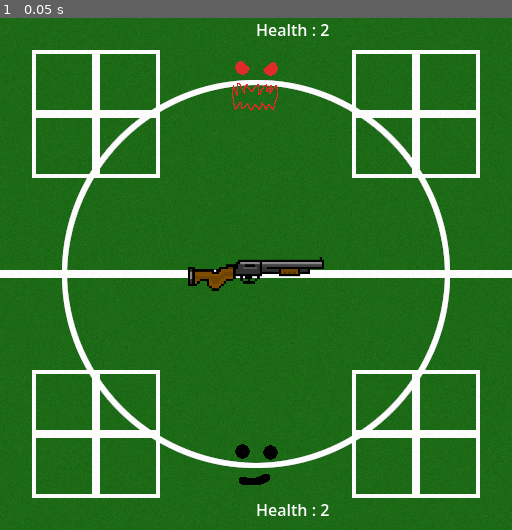
Above: before the commit, frame 1.
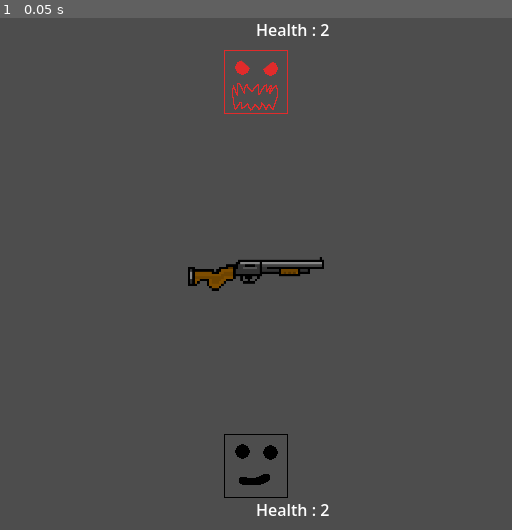
Above: after the commit, the same moment.

Repository: Silvester56/buckshotmiami
Game: Godot game, scene res://scenes/game.tscn
Two runs of this game, one before a commit and one after it. Both use one fixed random seed, a clock stepped at 60 frames per second and the inputs below. This scene is started directly instead of the project's main scene.
Inputs:
- Up to frame 1 (0.05 s): no input

The runs differ from the first frame. In frame 1, 99% of the frame differs, in the area x 0-100%, y 0-100%.

Commit message:
Make health decrease on click

Diff:
--- a/scenes/game.tscn
+++ b/scenes/game.tscn
@@ -6,10 +6,14 @@
 [ext_resource type="Theme" uid="uid://btfuk8lvwal51" path="res://themes/menu.tres" id="3_lnu2h"]
 [ext_resource type="Texture2D" uid="uid://bv7lhnjthidhe" path="res://assets/shotgun.png" id="4_iywne"]
 
+[sub_resource type="RectangleShape2D" id="RectangleShape2D_kmbhq"]
+size = Vector2(64, 64)
+
 [node name="Game" type="Node2D" unique_id=1685807169]
 script = ExtResource("1_uwrxv")
 
 [node name="TextureRect" type="TextureRect" parent="." unique_id=1575029082]
+visible = false
 offset_right = 512.0
 offset_bottom = 512.0
 texture = ExtResource("2_lbhrr")
@@ -21,11 +25,21 @@
 vframes = 2
 frame = 2
 
+[node name="DealerArea" type="Area2D" parent="Dealer" unique_id=1665950072]
+
+[node name="CollisionShape2D" type="CollisionShape2D" parent="Dealer/DealerArea" unique_id=992491834]
+shape = SubResource("RectangleShape2D_kmbhq")
+
 [node name="Player" type="Sprite2D" parent="." unique_id=1626466857]
 position = Vector2(256, 448)
 texture = ExtResource("2_yqjtg")
 hframes = 2
 vframes = 2
+
+[node name="PlayerArea" type="Area2D" parent="Player" unique_id=1350302255]
+
+[node name="CollisionShape2D" type="CollisionShape2D" parent="Player/PlayerArea" unique_id=1713877533]
+shape = SubResource("RectangleShape2D_kmbhq")
 
 [node name="Sprite2D" type="Sprite2D" parent="." unique_id=1736833064]
 position = Vector2(256, 256)
@@ -89,5 +103,7 @@
 theme = ExtResource("3_lnu2h")
 text = "quit"
 
+[connection signal="input_event" from="Dealer/DealerArea" to="." method="_on_dealer_area_input_event"]
+[connection signal="input_event" from="Player/PlayerArea" to="." method="_on_player_area_input_event"]
 [connection signal="pressed" from="PauseMenu/Continue" to="." method="_on_continue_pressed"]
 [connection signal="pressed" from="PauseMenu/Quit" to="." method="_on_quit_pressed"]
--- a/scripts/game.gd
+++ b/scripts/game.gd
@@ -1,5 +1,7 @@
 extends Node2D
 
+var maxPlayerHealth = 0
+var maxDealerHealth = 0
 var dealerHealth = 0
 var playerHealth = 0
 var shells = []
@@ -13,11 +15,15 @@
 # Called when the node enters the scene tree for the first time.
 func _ready() -> void:
 	var roundObject = roundsConfiguration[currentRound]
-	playerHealth = roundObject.health
-	dealerHealth = roundObject.health
+	maxPlayerHealth = roundObject.health
+	maxDealerHealth = roundObject.health
+	playerHealth = maxPlayerHealth
+	dealerHealth = maxDealerHealth
 	$DealerHealth.text = str("Health : ", dealerHealth)
 	$PlayerHealth.text = str("Health : ", playerHealth)
-	for n in randi_range(roundObject.min, roundObject.max):
+	shells.push_back(true)
+	shells.push_back(false)
+	for n in randi_range(roundObject.min, roundObject.max) - 2:
 		shells.push_back(randi() % 2 == 0)
 	shells.shuffle()
 
@@ -27,6 +33,14 @@
 		$PauseMenu.show()
 		get_tree().paused = true
 
+func changeHealth(player: bool, delta: int) -> void:
+	if (player):
+		playerHealth = clampi(playerHealth + delta, 0, maxPlayerHealth)
+	else:
+		dealerHealth = clampi(dealerHealth + delta, 0, maxDealerHealth)
+	$DealerHealth.text = str("Health : ", dealerHealth)
+	$PlayerHealth.text = str("Health : ", playerHealth)
+
 func _on_continue_pressed() -> void:
 	$PauseMenu.hide()
 	get_tree().paused = false
@@ -35,3 +49,15 @@
 	$PauseMenu.hide()
 	get_tree().paused = false
 	get_tree().change_scene_to_file("res://scenes/main_menu.tscn")
+
+func _on_dealer_area_input_event(viewport: Node, event: InputEvent, shape_idx: int) -> void:
+	if event is InputEventMouseButton \
+	and event.button_index == MouseButton.MOUSE_BUTTON_LEFT \
+	and event.is_pressed():
+		changeHealth(false, -1)
+
+func _on_player_area_input_event(viewport: Node, event: InputEvent, shape_idx: int) -> void:
+	if event is InputEventMouseButton \
+	and event.button_index == MouseButton.MOUSE_BUTTON_LEFT \
+	and event.is_pressed():
+		changeHealth(true, -1)
Binary file changed: assets/characters.png
